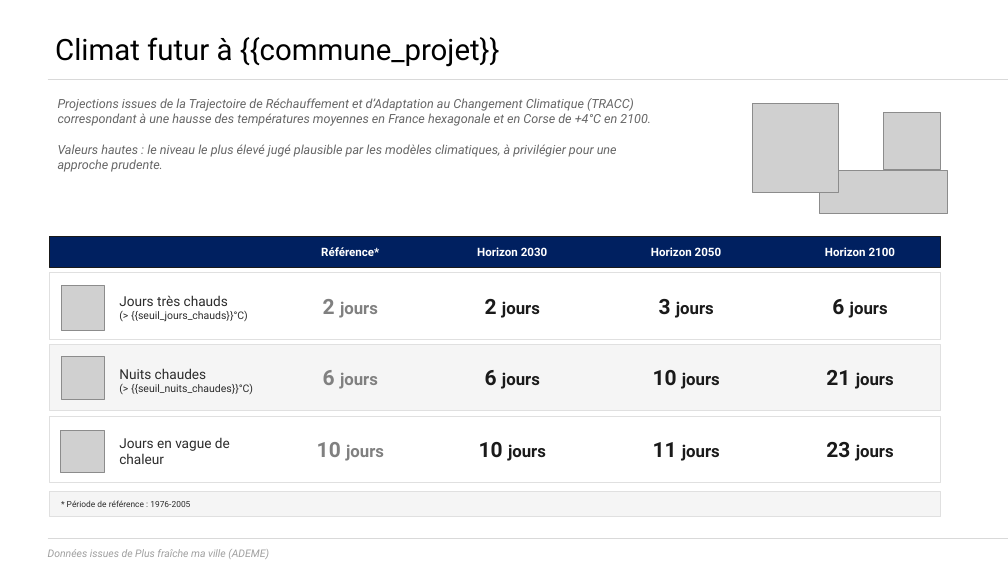
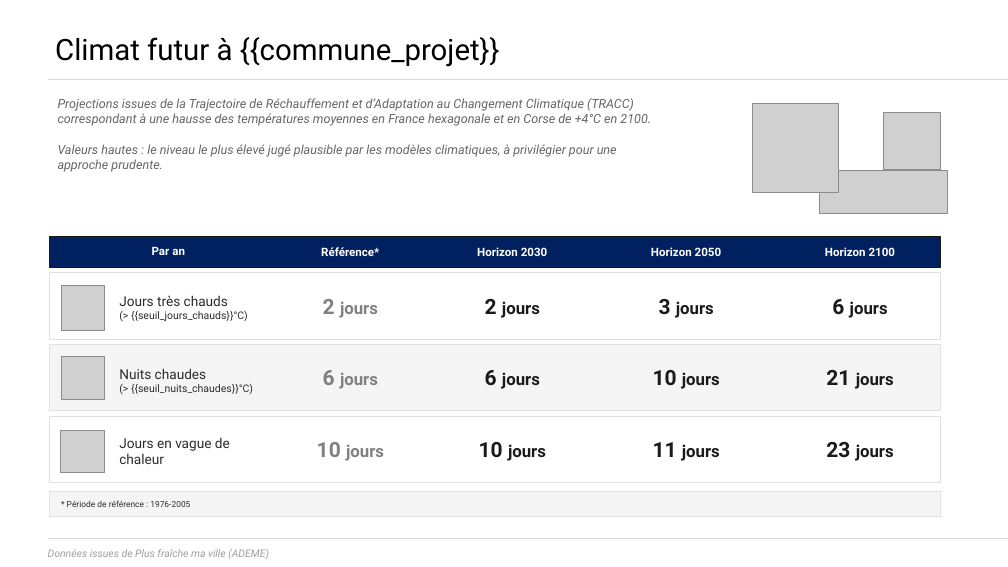
Before and after one commit to incubateur-ademe/plusfraichemaville-site, a slide deck: slide 4 of public/templates/template_synthese_projet.pptx. Drawn at 1008x567 pixels with LibreOffice and Linux fonts; fonts in the diff are those of the drawing; grey boxes stand for pictures; background and template pictures are left out. Boxes give left, top, right and bottom in pixels: in the first picture for what was removed or moved away, otherwise in the second. Text is boxed around its words. In the diff, an @@ line names an element or a change of style, - is before the commit and + after.

Commit message:
design: police de caractère dans le slide climadiag de la synthèse

```diff
--- a/public/templates/template_synthese_projet.pptx
+++ b/public/templates/template_synthese_projet.pptx
@@ text added at [152, 246, 185, 255], 11 pt, text #FFFFFF, bold @@
+Par an
```
Also in this commit, not shown: 2 other files.
